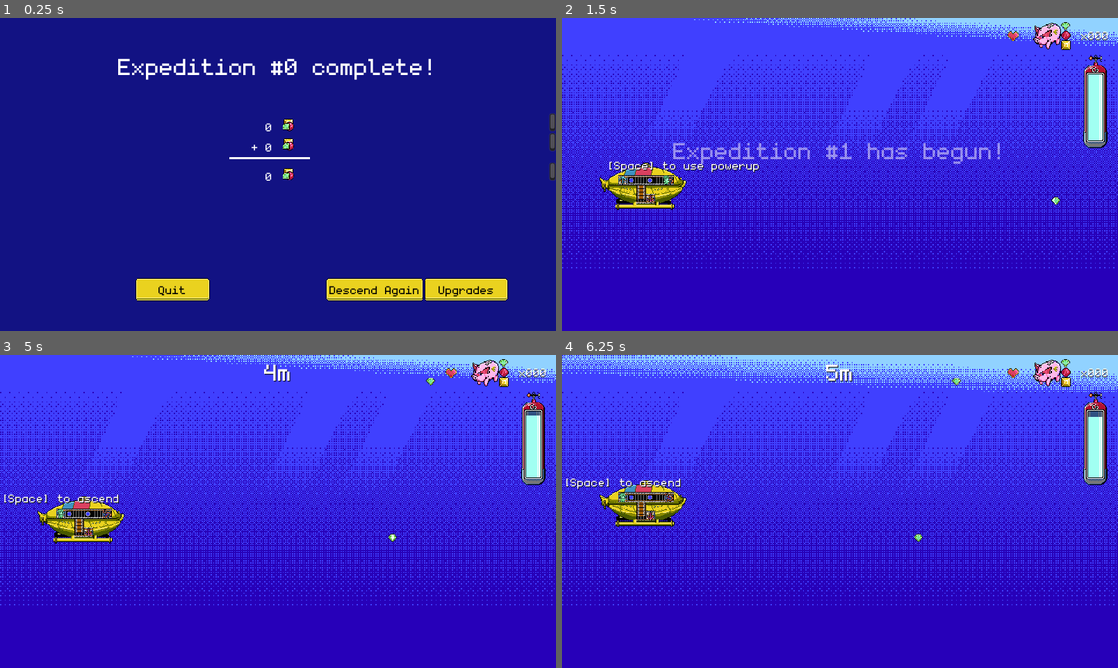
Above: before the commit, frames 1-4 (two rows, left to right).
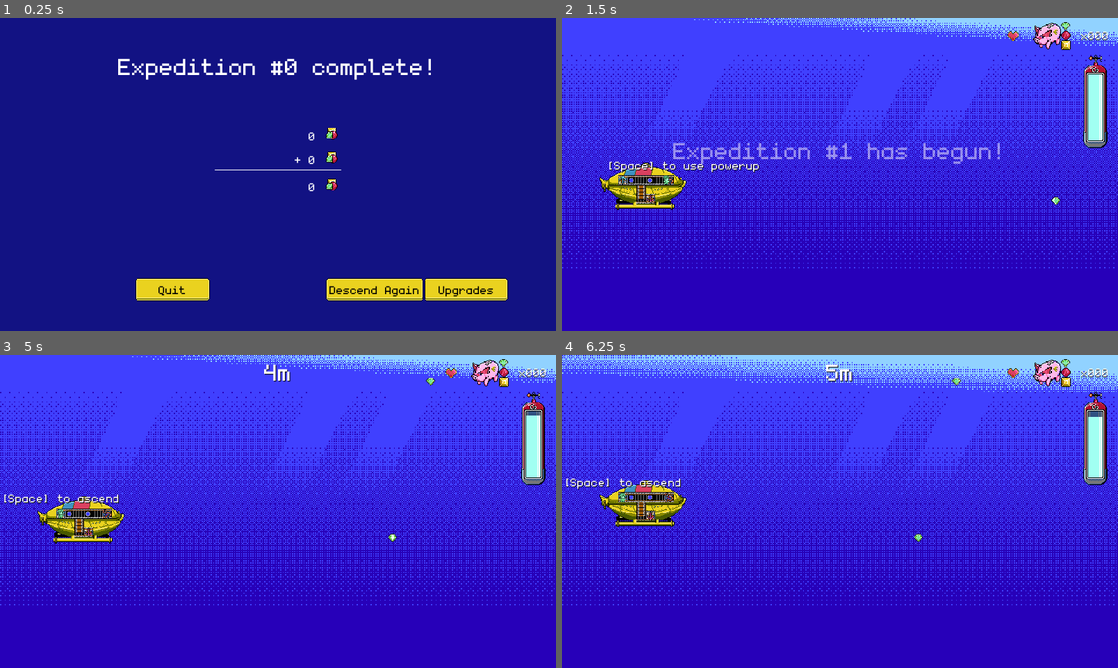
Above: after the commit, the same moments.

Repository: dmitriy-shmilo/gwj41
Game: Godot game, scene res://score_screen/score_screen.tscn
Two runs of this game, one before a commit and one after it. Both use one fixed random seed, a clock stepped at 60 frames per second and the inputs below. This scene is started directly instead of the project's main scene. The engine's default icon, where the game draws it, is replaced by a stand-in: a white triangle on a blue panel in a dark square. Sound files missing from this copy of the repository are replaced by a short silence.
Inputs (mouse positions are in pixels of both pictures, inside the frame that each line leads up to):
- Up to frame 1 (0.25 s): no input
- Up to frame 2 (1.5 s): click "Descend Again" at 0.5 s; tap Enter at 1.25 s; move the mouse to (962, 158) at 1.27 s; hold D (right) from 1.28 s (still down); hold Space (interact) from 1.28 s (still down); click (962, 158) at 1.42 s
- Up to frame 3 (5 s): move the mouse to (166, 527) at 2.02 s; release D (right) at 2.03 s; release Space (interact) at 2.03 s; hold S (down) 2.03-2.78 s; tap Space (interact) at 2.1, 3.6 s; move the mouse to (333, 442) at 2.77 s; hold D (right) 2.78-3.53 s; hold Space (interact) 2.78-3.53 s; move the mouse to (250, 574) at 3.52 s; hold W (up) 3.53-4.28 s; click (250, 574) at 3.67 s; move the mouse to (444, 558) at 4.27 s; hold A (left) from 4.28 s (still down); hold Space (interact) from 4.28 s (still down)
- Up to frame 4 (6.25 s): move the mouse to (673, 464) at 5.02 s; release Space (interact) at 5.03 s; tap Space (interact) at 5.1 s; move the mouse to (867, 511) at 5.77 s; release A (left) at 5.78 s; hold S (down) from 5.78 s (still down); hold Space (interact) from 5.78 s (still down); click (867, 511) at 5.92 s

The runs differ from the first frame. In frame 1, 0.9% of the frame differs, in the area x 38-100%, y 30-56%; in frame 2, nothing differs; in frame 3, less than 0.1%; in frame 4, less than 0.1%.

Commit message:
Score screen layout update.

Diff:
--- a/src/score_screen/score_screen.gd
+++ b/src/score_screen/score_screen.gd
@@ -3,9 +3,9 @@
 
 
 onready var _score_label = $"ScoreLabel"
-onready var _current_treasure = $"CurrentTreasure"
-onready var _gained_treasure = $"GainedTreasure"
-onready var _total_treasure = $"TotalTreasure"
+onready var _current_treasure = $"ScoreContainer/CurrentTreasure"
+onready var _gained_treasure = $"ScoreContainer/GainedTreasure"
+onready var _total_treasure = $"ScoreContainer/TotalTreasure"
 onready var _new_upgrades_indicator = $"ShopButton/NewUpgradesIndicator"
 onready var _new_upgrades_tween = $"ShopButton/NewUpgradesTween"
 
--- a/src/score_screen/score_screen.tscn
+++ b/src/score_screen/score_screen.tscn
@@ -25,45 +25,6 @@
 __meta__ = {
 "_edit_use_anchors_": false
 }
-
-[node name="CurrentTreasure" type="RichTextLabel" parent="."]
-margin_top = 164.0
-margin_right = 960.0
-margin_bottom = 196.0
-bbcode_enabled = true
-bbcode_text = "[center]  %d [img]res://assets/art/treasure_icon.tres[/img][/center]"
-text = "  %d "
-__meta__ = {
-"_edit_use_anchors_": false
-}
-
-[node name="GainedTreasure" type="RichTextLabel" parent="."]
-margin_top = 198.0
-margin_right = 960.0
-margin_bottom = 230.0
-bbcode_enabled = true
-bbcode_text = "[center]+ %d [img]res://assets/art/treasure_icon.tres[/img][/center]"
-text = "+ %d "
-__meta__ = {
-"_edit_use_anchors_": false
-}
-
-[node name="TotalTreasure" type="RichTextLabel" parent="."]
-margin_top = 249.0
-margin_right = 960.0
-margin_bottom = 281.0
-bbcode_enabled = true
-bbcode_text = "[center]+ %d [img]res://assets/art/treasure_icon.tres[/img][/center]"
-text = "+ %d "
-__meta__ = {
-"_edit_use_anchors_": false
-}
-
-[node name="ColorRect" type="ColorRect" parent="."]
-margin_left = 396.0
-margin_top = 240.0
-margin_right = 535.0
-margin_bottom = 243.0
 
 [node name="QuitButton" type="Button" parent="."]
 anchor_left = 0.5
@@ -121,6 +82,61 @@
 repeat = true
 playback/repeat = true
 
+[node name="ScoreContainer" type="VBoxContainer" parent="."]
+anchor_left = 0.5
+anchor_top = 0.5
+anchor_right = 0.5
+anchor_bottom = 0.5
+margin_left = -109.0
+margin_top = -91.0
+margin_right = 109.0
+margin_bottom = 91.0
+size_flags_horizontal = 4
+__meta__ = {
+"_edit_use_anchors_": false
+}
+
+[node name="CurrentTreasure" type="RichTextLabel" parent="ScoreContainer"]
+margin_right = 218.0
+margin_bottom = 37.0
+bbcode_enabled = true
+bbcode_text = "[center]  %d [img]res://assets/art/treasure_icon.tres[/img][/center]"
+text = "  %d "
+fit_content_height = true
+__meta__ = {
+"_edit_use_anchors_": false
+}
+
+[node name="GainedTreasure" type="RichTextLabel" parent="ScoreContainer"]
+margin_top = 41.0
+margin_right = 218.0
+margin_bottom = 78.0
+bbcode_enabled = true
+bbcode_text = "[center]+ %d [img]res://assets/art/treasure_icon.tres[/img][/center]"
+text = "+ %d "
+fit_content_height = true
+__meta__ = {
+"_edit_use_anchors_": false
+}
+
+[node name="ColorRect" type="ColorRect" parent="ScoreContainer"]
+margin_top = 82.0
+margin_right = 218.0
+margin_bottom = 84.0
+rect_min_size = Vector2( 0, 2 )
+
+[node name="TotalTreasure" type="RichTextLabel" parent="ScoreContainer"]
+margin_top = 88.0
+margin_right = 218.0
+margin_bottom = 125.0
+bbcode_enabled = true
+bbcode_text = "[center]+ %d [img]res://assets/art/treasure_icon.tres[/img][/center]"
+text = "+ %d "
+fit_content_height = true
+__meta__ = {
+"_edit_use_anchors_": false
+}
+
 [connection signal="pressed" from="QuitButton" to="." method="_on_QuitButton_pressed"]
 [connection signal="pressed" from="NewRunButton" to="." method="_on_NewRunButton_pressed"]
 [connection signal="pressed" from="ShopButton" to="." method="_on_ShopButton_pressed"]
--- a/src/tr_keys.csv
+++ b/src/tr_keys.csv
@@ -28,8 +28,8 @@
 txt_credits,"Thank you for playing","Спасибо за то что играли"
 txt_tutorial,"How to play","Как играть"
 txt_score_title,"[center]Expedition #%d complete![/center]","[center]Экспедиция №%d завершена![/center]"
-txt_treasure_count,"[center]  %d [img]res://assets/art/treasure_icon.tres[/img][/center]",
-txt_treasure_count_plus,"[center]+ %d [img]res://assets/art/treasure_icon.tres[/img][/center]",
+txt_treasure_count,"[right]  %d [img]res://assets/art/treasure_icon.tres[/img][/right]",
+txt_treasure_count_plus,"[right]+ %d [img]res://assets/art/treasure_icon.tres[/img][/right]",
 txt_treasure_count_right,"[right]  %d [img]res://assets/art/treasure_icon.tres[/img][/right]",
 txt_up_purchased,"[right]Purchased[/right]","[right]Куплено[/right]"
 txt_run_title,"Expedition #%d has begun!","Экспедиция №%d началась!"
